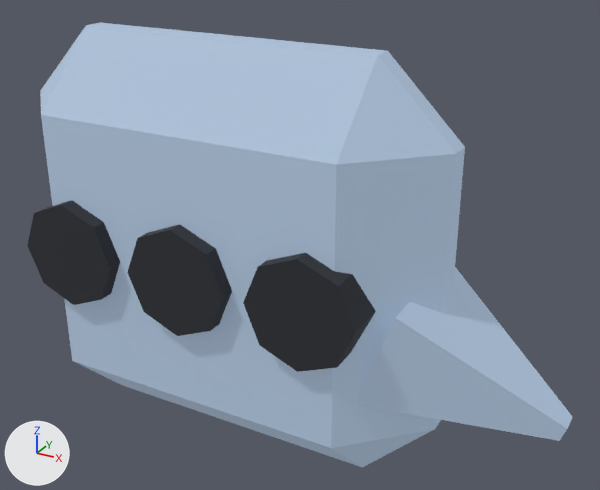
Two versions of the glTF model public/models/quickreply_m0_1.glb, one commit apart.
Before and after are seen from a 50 mm camera at (0.077, -0.308, 0.163) aimed at (-0.096, 0.006, 0.006). Arrows for +X, +Y and +Z are at lower left; the lights stay in place. The picture after the commit comes second. Where no turn or scale is listed for an object, it has been applied to the vertices. Vertices at exactly the same position are counted once.

Script lines for the objects in view, before the commit:
```python
me_quickreply_m0_1_mesh = bpy.data.meshes.new('quickreply_m0_1_mesh')
me_quickreply_m0_1_mesh.from_pydata(...)  # 80 vertices, 140 faces; spans x -0.24..0.036, y -0.047..0.047, z -0.1..0.1
# faces by material slot: [56, 84]
me_quickreply_m0_1_mesh.materials.append(mat_8fa0b4_r0_85_m0_0_e0_5)  # greyish blue #8fa0b4, glowing greyish blue #677483
me_quickreply_m0_1_mesh.materials.append(mat_plastic_black_r0_85_m0_0_e0_0)  # dark grey #2a2d33
ob_quickreply_m0_1_mesh = bpy.data.objects.new('quickreply_m0_1_mesh', me_quickreply_m0_1_mesh)
ob_quickreply_m0_1_mesh.location = (0.0, 0.0, 0.0)
```
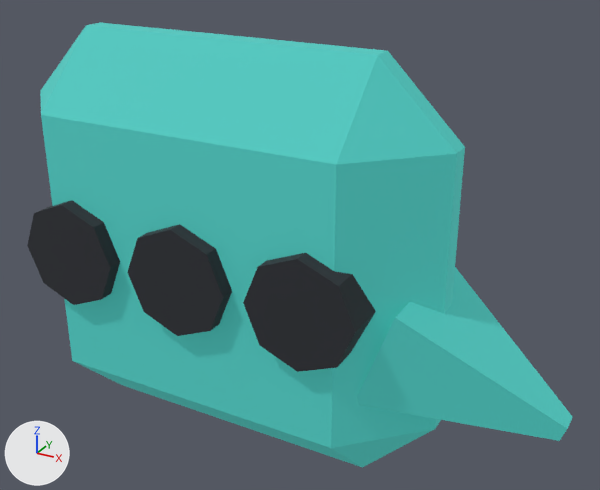
Where the change shows, as pixel boxes (x1, y1, x2, y2) in the pictures (600 x 490 px):
part 1 of me_quickreply_m0_1_mesh, recoloured (greyish blue to cyan): (40, 23, 572, 467) in both

Edits to the bpy script that builds the scene:
```text
Add mat_3fa7a0_r0_85_m0_0_e0_5:
    mat_3fa7a0_r0_85_m0_0_e0_5 = principled_material('#3fa7a0_r0.85_m0.0_e0.5')
    mat_3fa7a0_r0_85_m0_0_e0_5.base_color = (0.0497, 0.386, 0.352)  # cyan #3fa7a0
    mat_3fa7a0_r0_85_m0_0_e0_5.roughness = 0.85
    mat_3fa7a0_r0_85_m0_0_e0_5.emission_color = (0.0249, 0.193, 0.176)  # dark cyan #2c7a74
    mat_3fa7a0_r0_85_m0_0_e0_5.emission_strength = 1.0
Change me_quickreply_m0_1_mesh:
    where me_quickreply_m0_1_mesh.from_pydata(...)  # 80 vertices, 140 faces; spans x -0.24..0.036, y -0.047..0.047, z -0.1..0.1
    used by ob_quickreply_m0_1_mesh; location = (0.0, 0.0, 0.0)
    me_quickreply_m0_1_mesh part 1: all 56 faces that had it switch from mat_8fa0b4_r0_85_m0_0_e0_5 (greyish blue #8fa0b4, glowing greyish blue #677483) to mat_3fa7a0_r0_85_m0_0_e0_5 (cyan #3fa7a0, glowing dark cyan #2c7a74)
```
